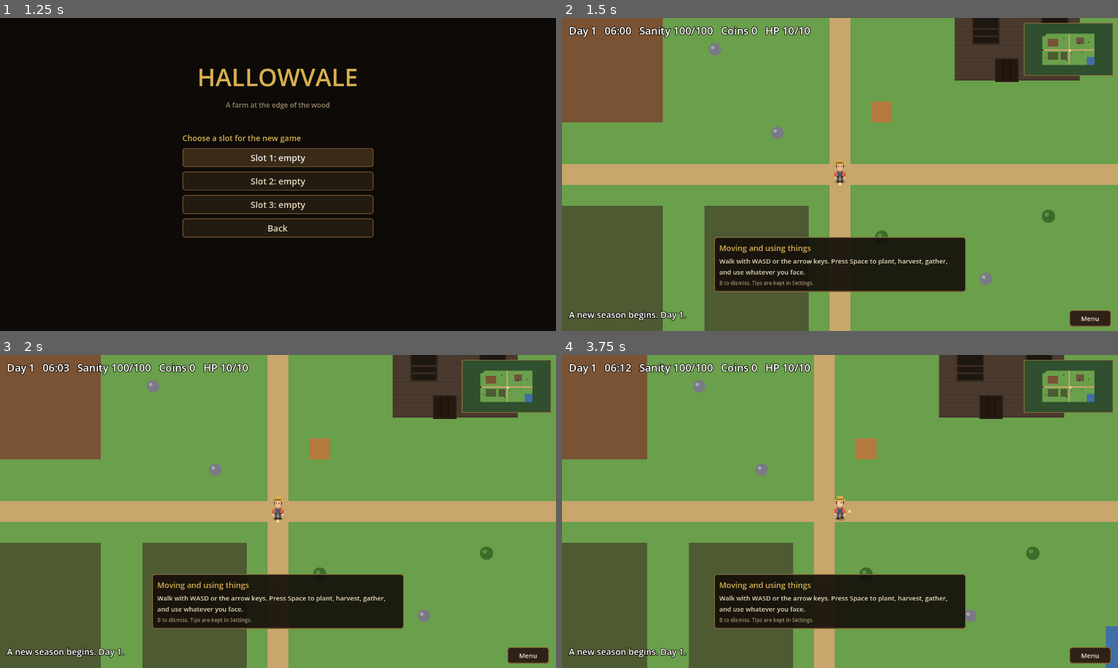
Above: before the commit, frames 1-4 (two rows, left to right).
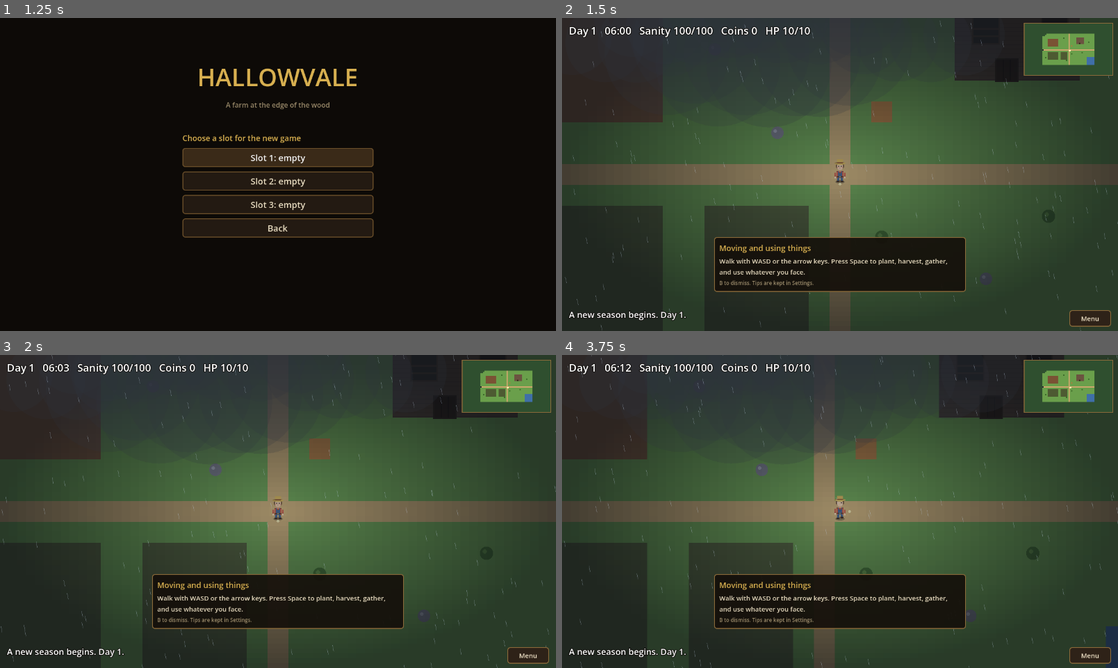
Above: after the commit, the same moments.

Repository: joshj1108/CrowCreekHollow
Game: Godot game, scene res://scenes/main.tscn
The game is run twice, just before and just after one commit, with the same random seed, the same clock (stepped at 60 frames per second) and the same inputs.
Inputs (mouse positions are in pixels of both pictures, inside the frame that each line leads up to):
- Up to frame 1 (1.25 s): click "New Game" at 0.5 s
- Up to frame 2 (1.5 s): click "Slot 1: empty" at 1.25 s
- Up to frame 3 (2 s): no input
- Up to frame 4 (3.75 s): click "Menu" at 2 s; click "Skills K" at 2.75 s; tap Space (use) at 3.5, 3.6 s; move the mouse to (962, 495) at 3.52 s; hold D (move_right) from 3.53 s (still down); click (962, 495) at 3.67 s

Frame 1 is identical in both runs. In frame 2, 87% of the frame differs, in the area x 0-100%, y 0-100%; in frame 3, 87%; in frame 4, 87%.

Commit message:
Add dreary weather and a looping lo-fi track
The farm is now always cloudy and rainy: grey cloud shapes drift
across the top, rain falls, the light is cooler, and the edges are
darkened. Weather is hidden indoors and in the cave. It lives in its
own overlay script so other weather can be added later.

A procedurally generated lo-fi loop (tools/make_music.py) plays from
the title screen on. A Music option in Settings turns it off, and the
choice is saved.

Co-Authored-By: Claude Haiku 5.5 <noreply@anthropic.com>
Claude-Session: https://claude.ai/code/session_016EvHBYyFANDWxunM27u84C

Diff:
--- a/scripts/main.gd
+++ b/scripts/main.gd
@@ -512,6 +512,10 @@
 var save_slot := 1                  # which save slot this game reads and writes
 var world_started := false         # false while the start screen is up
 var title_menu: TitleMenu
+const SETTINGS_PATH := "user://hallowvale_settings.json"
+var music_on := true
+var music_player: AudioStreamPlayer
+var weather: Weather
 var tips_seen: Dictionary = {}     # tip id -> true, once it has been shown
 var tip_queue: Array = []          # tip ids waiting their turn
 var tip_showing := ""              # the tip on screen now, or ""
@@ -569,7 +573,7 @@
 
 const BUSH_COLOR := Color("3d6b2a")
 
-const DAY_TINT := Color(1, 1, 1)
+const DAY_TINT := Color(0.88, 0.91, 0.95)   # a cool, grey light for the dreary weather
 const NIGHT_TINT := Color("3a3f6e")
 
 enum Zone { HOMESTEAD, VILLAGE, ASHFORD, WILDS, TOWN }
@@ -686,6 +690,8 @@
 
 func _ready() -> void:
 	_setup_input()
+	_load_settings()
+	_start_music()
 	_build_map()
 	_generate_world()
 	_find_pond_edges()
@@ -714,6 +720,13 @@
 			"enabled": _can_save_and_quit(),
 		},
 		{
+			"name": "Music",
+			"value": "On" if music_on else "Off",
+			"button": "Turn off" if music_on else "Turn on",
+			"action": "toggle_music",
+			"enabled": true,
+		},
+		{
 			"name": "Quit to the main menu",
 			"value": "Returns to the start screen without saving. Progress since your last sleep is lost.",
 			"button": "Quit",
@@ -721,6 +734,43 @@
 			"enabled": true,
 		},
 	]
+
+
+# The lo-fi loop plays from the start screen on, and can be turned off in Settings. The choice is remembered.
+func _load_settings() -> void:
+	if FileAccess.file_exists(SETTINGS_PATH):
+		var parsed: Variant = JSON.parse_string(FileAccess.get_file_as_string(SETTINGS_PATH))
+		if typeof(parsed) == TYPE_DICTIONARY:
+			music_on = bool(parsed.get("music", true))
+
+
+func _save_settings() -> void:
+	var file := FileAccess.open(SETTINGS_PATH, FileAccess.WRITE)
+	if file != null:
+		file.store_string(JSON.stringify({"music": music_on}))
+
+
+func _start_music() -> void:
+	var stream := load("res://audio/dreary_loop.ogg") as AudioStreamOggVorbis
+	stream.loop = true
+	music_player = AudioStreamPlayer.new()
+	music_player.stream = stream
+	music_player.volume_db = -8.0
+	add_child(music_player)
+	_apply_music()
+
+
+func _apply_music() -> void:
+	if music_on and not music_player.playing:
+		music_player.play()
+	elif not music_on and music_player.playing:
+		music_player.stop()
+
+
+func _toggle_music() -> void:
+	music_on = not music_on
+	_save_settings()
+	_apply_music()
 
 
 # Saving only happens on the farm, where the saved position makes sense on load.
@@ -750,6 +800,8 @@
 	_build_world()
 	_build_hud()
 	_build_tip_panel()
+	weather = Weather.new()
+	add_child(weather)
 	_build_action_bar()
 	_update_shadow_tile()
 	if loaded:
@@ -771,6 +823,8 @@
 		if cam_tile != last_cam_tile:
 			last_cam_tile = cam_tile
 			queue_redraw()
+	if weather != null:
+		weather.visible = not inside and not in_cave
 	# Settings pauses the day: the clock stops, foes stand still, and only the menu responds.
 	player.paused = open_tab == "Settings"
 	placement_ghost.visible = placing != ""
@@ -1556,6 +1610,9 @@
 		return
 	if action_id == "unstick":
 		_unstick()
+		return
+	if action_id == "toggle_music":
+		_toggle_music()
 		return
 	if action_id == "quit_title_save":
 		_quit_to_title(true)
--- /dev/null
+++ b/scripts/weather.gd
@@ -0,0 +1,94 @@
+class_name Weather
+extends CanvasLayer
+
+## Dreary weather over the farm: a grey wash, clouds drifting across the top, a darkened edge,
+## and steady rain. It is always rainy for now; weather that changes can come later.
+
+const DROPS := 170
+const CLOUDS := 6
+const WIND := 60.0          # sideways drift of the rain, in pixels per second
+
+var drops: Array = []       # each: {"p": Vector2, "v": falling speed}
+var clouds: Array = []      # each: {"c": Vector2, "r": radius, "v": drift speed}
+var rain_canvas: Control
+var rng := RandomNumberGenerator.new()
+
+
+func _ready() -> void:
+	# Layer 0 puts the weather over the world but under the HUD and menus, so the panels stay clear.
+	layer = 0
+	rng.randomize()
+	var size := get_viewport().get_visible_rect().size
+
+	var wash := ColorRect.new()
+	wash.color = Color(0.3, 0.34, 0.4, 0.2)
+	_fill(wash)
+	add_child(wash)
+
+	var grad := Gradient.new()
+	grad.colors = PackedColorArray([Color(0, 0, 0, 0), Color(0.03, 0.04, 0.06, 0.6)])
+	var tex := GradientTexture2D.new()
+	tex.gradient = grad
+	tex.fill = GradientTexture2D.FILL_RADIAL
+	tex.fill_from = Vector2(0.5, 0.5)
+	tex.fill_to = Vector2(1.0, 0.5)
+	var edge := TextureRect.new()
+	edge.texture = tex
+	edge.expand_mode = TextureRect.EXPAND_IGNORE_SIZE
+	edge.stretch_mode = TextureRect.STRETCH_SCALE
+	_fill(edge)
+	add_child(edge)
+
+	rain_canvas = Control.new()
+	_fill(rain_canvas)
+	rain_canvas.draw.connect(_draw_weather)
+	add_child(rain_canvas)
+
+	for i in DROPS:
+		drops.append({"p": Vector2(rng.randf() * size.x, rng.randf() * size.y), "v": rng.randf_range(420.0, 620.0)})
+	for i in CLOUDS:
+		clouds.append({
+			"c": Vector2(rng.randf() * size.x, rng.randf_range(-40.0, 120.0)),
+			"r": rng.randf_range(160.0, 280.0),
+			"v": rng.randf_range(8.0, 18.0),
+		})
+
+
+func _fill(control: Control) -> void:
+	control.set_anchors_preset(Control.PRESET_FULL_RECT)
+	control.mouse_filter = Control.MOUSE_FILTER_IGNORE
+
+
+func _process(delta: float) -> void:
+	var size := get_viewport().get_visible_rect().size
+	for d in drops:
+		var p: Vector2 = d["p"]
+		p.y += float(d["v"]) * delta
+		p.x += WIND * delta
+		if p.y > size.y:
+			p.y = -20.0
+			p.x = rng.randf() * size.x
+		if p.x > size.x:
+			p.x -= size.x
+		d["p"] = p
+	for c in clouds:
+		var centre: Vector2 = c["c"]
+		centre.x += float(c["v"]) * delta
+		var r := float(c["r"])
+		if centre.x - r > size.x:
+			centre.x = -r
+		c["c"] = centre
+	rain_canvas.queue_redraw()
+
+
+func _draw_weather() -> void:
+	for c in clouds:
+		var centre: Vector2 = c["c"]
+		var r := float(c["r"])
+		var cloud := Color(0.18, 0.2, 0.24, 0.2)
+		for i in 4:
+			var offset := Vector2((i - 1.5) * r * 0.45, sin(float(i)) * r * 0.12)
+			rain_canvas.draw_circle(centre + offset, r * 0.55, cloud)
+	for d in drops:
+		var p: Vector2 = d["p"]
+		rain_canvas.draw_line(p, p + Vector2(WIND * 0.05, 14.0), Color(0.75, 0.82, 0.9, 0.35), 1.0)
Not shown, added: audio/dreary_loop.ogg.import
Not shown, added: scripts/weather.gd.uid
Not shown, changed: DESIGN.md
Not shown, added: audio/dreary_loop.ogg
Not shown, added: tools/make_music.py
